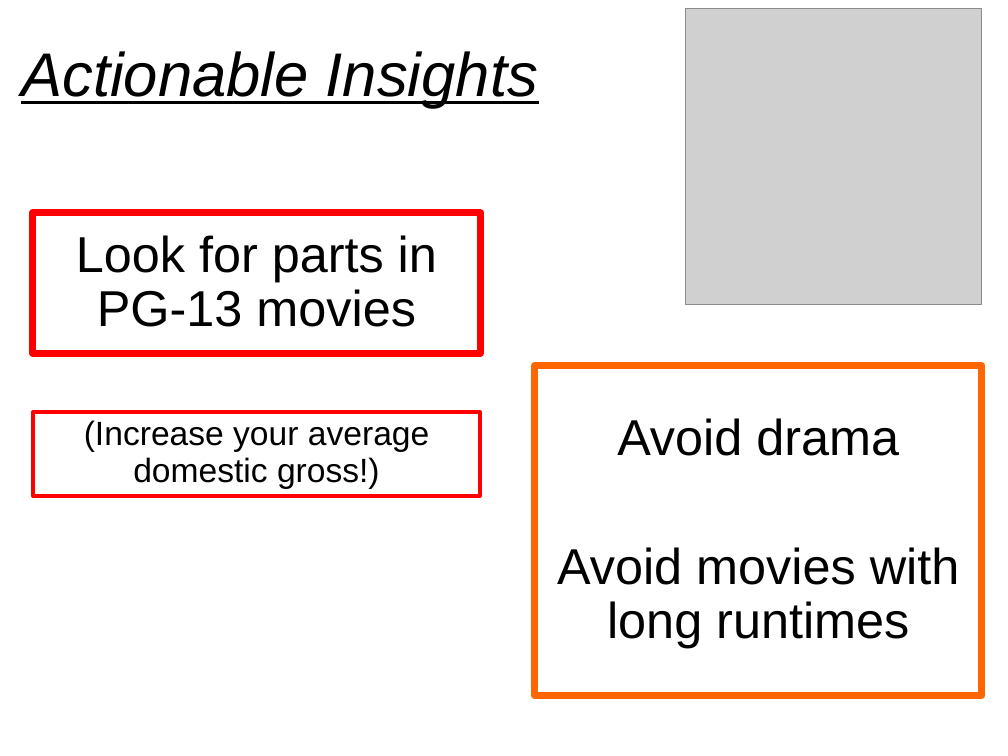
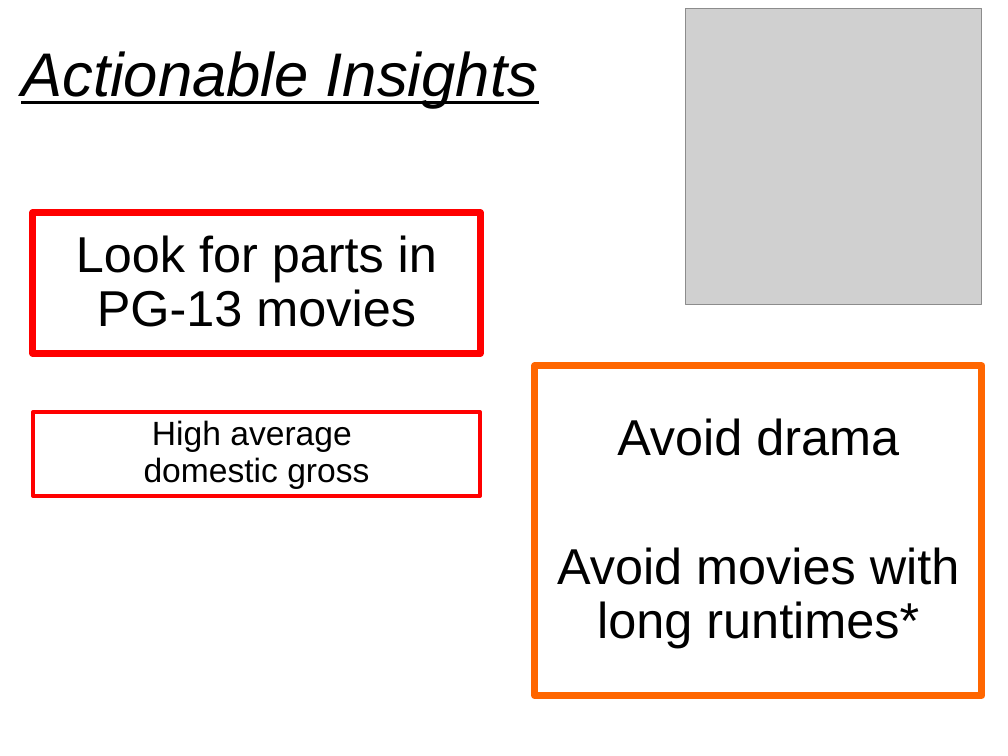
Before and after one commit to karmacelina/predicting_movie_widest_release, a slide deck: slide 8 of Luther_presentation.pptx (slide 4 before the commit). Drawn at 1008x756 pixels with LibreOffice and Linux fonts; fonts in the diff are those of the drawing; grey boxes stand for pictures. Boxes give left, top, right and bottom in pixels: in the first picture for what was removed or moved away, otherwise in the second. Text is boxed around its words. In the diff, an @@ line names an element or a change of style, - is before the commit and + after.

```diff
--- a/Luther_presentation.pptx
+++ b/Luther_presentation.pptx
@@ text in rectangle at <box>144,420,369,489</box>: text changed @@
-(Increase your average domestic gross!)
+High average
+domestic gross
@@ text in rectangle at <box>557,547,960,648</box>: text changed @@
-Avoid movies with long runtimes
+Avoid movies with long runtimes*
```
Also in this commit, not shown: 7 other slides changed, 3 slides added, 4 slides removed.
